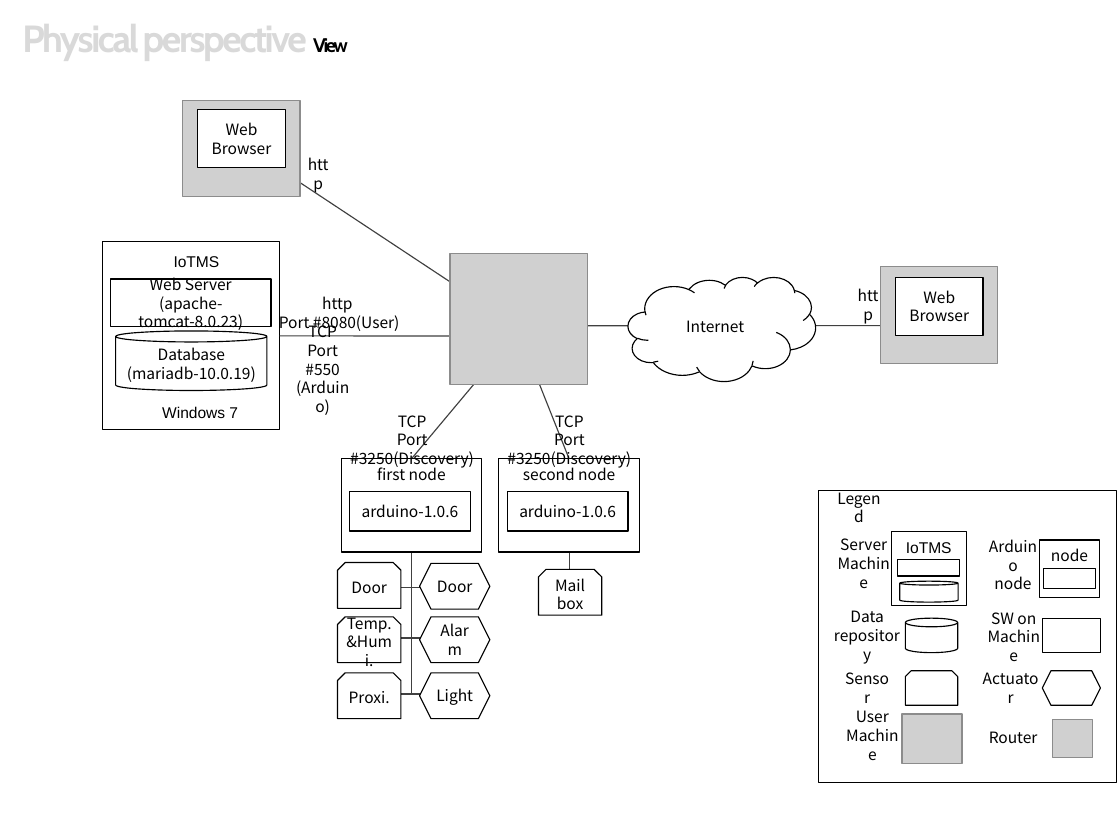
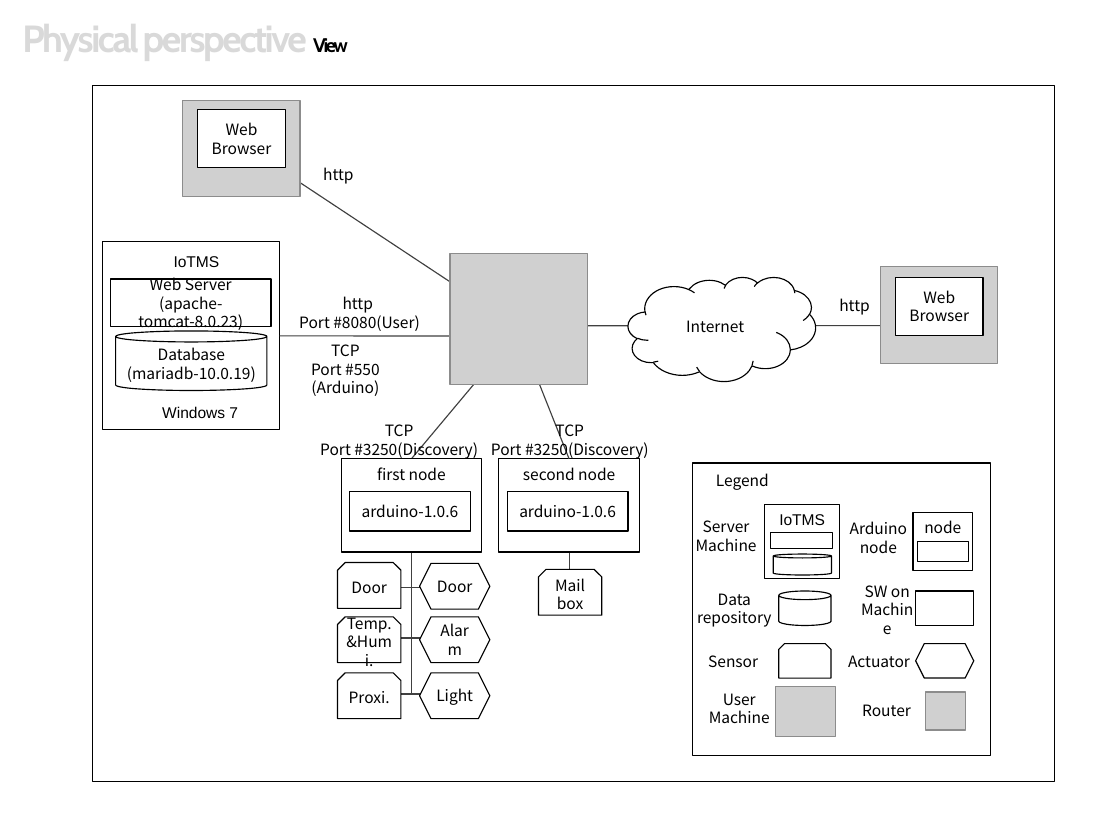
Before and after one commit to youkkwon/smarthome, a slide deck: slide 10 of doc/Docs/IoT System Final Presentation_0624.pptx. Drawn at 1120x840 pixels with LibreOffice and Linux fonts; fonts in the diff are those of the drawing; grey boxes stand for pictures; background and template pictures are left out. Boxes give left, top, right and bottom in pixels: in the first picture for what was removed or moved away, otherwise in the second. Text is boxed around its words. In the diff, an @@ line names an element or a change of style, - is before the commit and + after.

```diff
--- a/doc/Docs/IoT System Final Presentation_0624.pptx
+++ b/doc/Docs/IoT System Final Presentation_0624.pptx
@@ rectangle added at (x1=93, y1=85, x2=1054, y2=782), fill #FFFFFF, outline #000000 0.25 pt @@
@@ text "http" rewrapped from (x1=293, y1=159, x2=344, y2=188) to (x1=323, y1=167, x2=353, y2=184) @@
@@ text "http" moved from (x1=279, y1=296, x2=400, y2=333) to (x1=299, y1=296, x2=420, y2=331) @@
@@ text "http" rewrapped from (x1=843, y1=290, x2=894, y2=319) to (x1=839, y1=298, x2=869, y2=315) @@
@@ text "TCP" rewrapped from (x1=305, y1=322, x2=339, y2=375) to (x1=311, y1=344, x2=379, y2=396) @@
@@ text "TCP" rewrapped from (x1=350, y1=415, x2=474, y2=470) to (x1=320, y1=424, x2=478, y2=460) @@
@@ text "TCP" rewrapped from (x1=507, y1=415, x2=631, y2=470) to (x1=491, y1=422, x2=649, y2=460) @@
@@ rectangle moved from (x1=819, y1=491, x2=1117, y2=783) to (x1=692, y1=463, x2=990, y2=755) @@
@@ text "Legend" rewrapped from (x1=822, y1=493, x2=896, y2=522) to (x1=716, y1=473, x2=769, y2=490) @@
@@ text "Server" rewrapped from (x1=840, y1=538, x2=887, y2=550) to (x1=696, y1=520, x2=757, y2=551) @@
@@ 5 rectangles, 2 pictures, 2 texts, 2 cylinders, 1 hexagon, 1 snip same rect moved together from (x1=892, y1=532, x2=1101, y2=763) to (x1=765, y1=505, x2=974, y2=736) @@
@@ text "Arduino" rewrapped from (x1=994, y1=576, x2=1031, y2=589) to (x1=850, y1=521, x2=907, y2=553) @@
@@ text "Data" rewrapped from (x1=850, y1=610, x2=883, y2=622) to (x1=697, y1=593, x2=772, y2=627) @@
@@ text "Sensor" rewrapped from (x1=833, y1=673, x2=900, y2=702) to (x1=708, y1=655, x2=758, y2=667) @@
@@ text "Actuator" rewrapped from (x1=970, y1=673, x2=1051, y2=702) to (x1=848, y1=655, x2=910, y2=667) @@
@@ text "User" rewrapped from (x1=856, y1=710, x2=889, y2=723) to (x1=709, y1=693, x2=770, y2=723) @@
```
Also in this commit, not shown: 1 other slide changed, 2 slides added, 2 slides removed.
